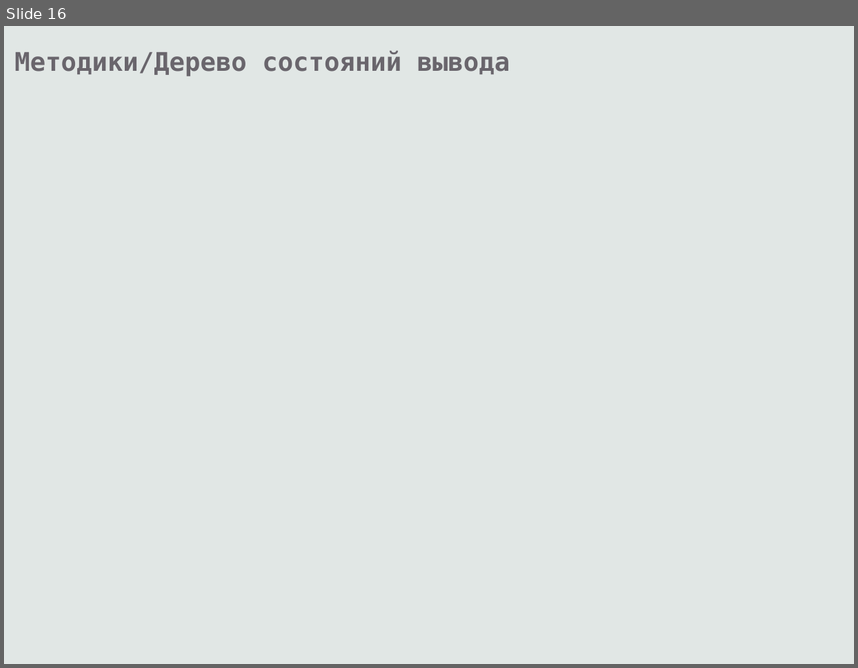
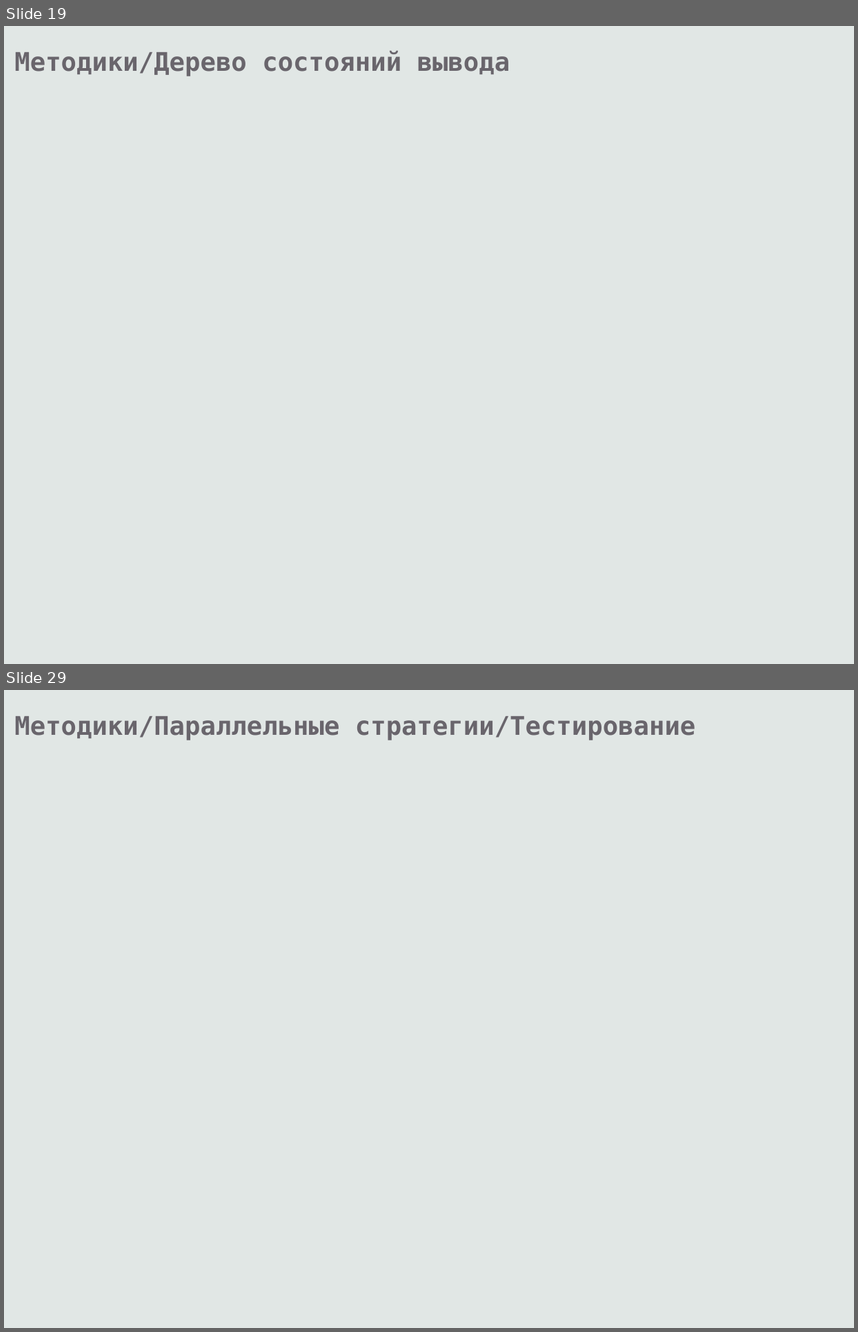
Before and after one commit to eugeneai/prisnif, a slide deck: brick/pres/pacman.odp. Shown one above the other, each under a label of ours: slide 16 before the commit, slides 19 and 29 after it; the slides between them are not shown. The pictures are 858x668 and 858x1332 pixels, drawn with LibreOffice and Linux fonts; fonts in the diff are those of the drawing. Boxes give left, top, right and bottom in pixels: in the first picture for what was removed or moved away, otherwise in the second. Text is boxed around its words. In the diff, an @@ line names an element or a change of style, - is before the commit and + after.

```diff
--- a/brick/pres/pacman.odp
+++ b/brick/pres/pacman.odp
@@ slide 29 added at <box>4,690,854,1328</box>, background #E1E7E5 @@
@@ text added at <box>14,716,695,740</box>, 24 pt, text #69656C, bold @@
+Методики/Параллельные стратегии/Тестирование
@@ what was slide 16 is now slide 19 @@
```
Also in this commit, not shown: 4 slides changed, 26 other slides added, 6 slides removed, 1 other file.
